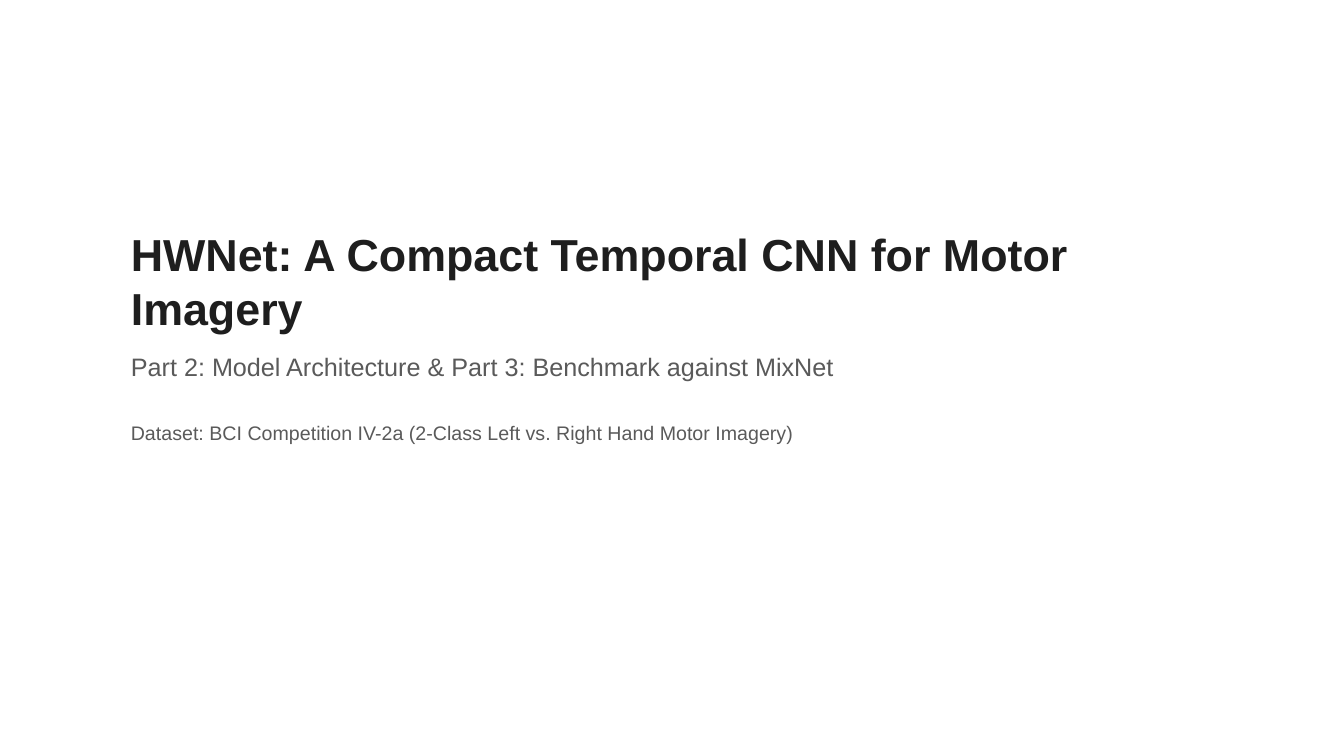
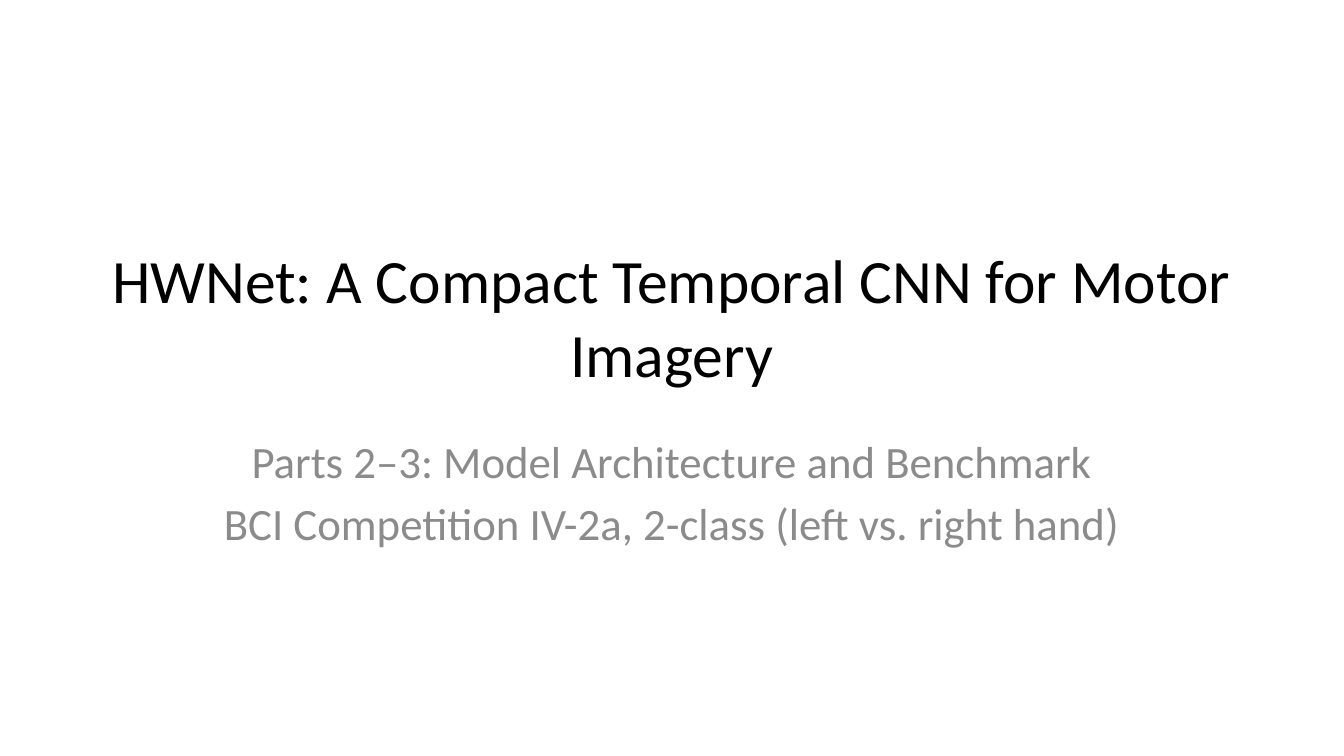
Before and after one commit to pratch/frontier-hw-bci, a slide deck: slide 1 of docs/HWNet_Presentation.pptx. Drawn at 1344x756 pixels with LibreOffice and Linux fonts; fonts in the diff are those of the drawing. Boxes give left, top, right and bottom in pixels: in the first picture for what was removed or moved away, otherwise in the second. Text is boxed around its words. In the diff, an @@ line names an element or a change of style, - is before the commit and + after.

```diff
--- a/docs/HWNet_Presentation.pptx
+++ b/docs/HWNet_Presentation.pptx
@@ title "HWNet: A Compact Temporal CNN ..." moved from (x1=131, y1=238, x2=1067, y2=444) to (x1=112, y1=260, x2=1230, y2=388) @@
@@ title "HWNet: A Compact Temporal CNN ..." at (x1=112, y1=260, x2=1230, y2=388): size 32 to 44 pt, font Arial to Calibri, text colour #1E1E1E to #000000, bold off; alignment left to centre; vertical alignment top to middle @@
@@ title at (x1=131, y1=357, x2=833, y2=444): paragraphs removed @@
-Part 2: Model Architecture & Part 3: Benchmark against MixNet
-Dataset: BCI Competition IV-2a (2-Class Left vs. Right Hand Motor Imagery)
@@ subtitle added at (x1=224, y1=447, x2=1119, y2=548), 32 pt, text #8C8C8C @@
+Parts 2–3: Model Architecture and Benchmark
+BCI Competition IV-2a, 2-class (left vs. right hand)
```
Also in this commit, not shown: 3 other slides changed, 3 slides added, 3 slides removed, 4 other files.
